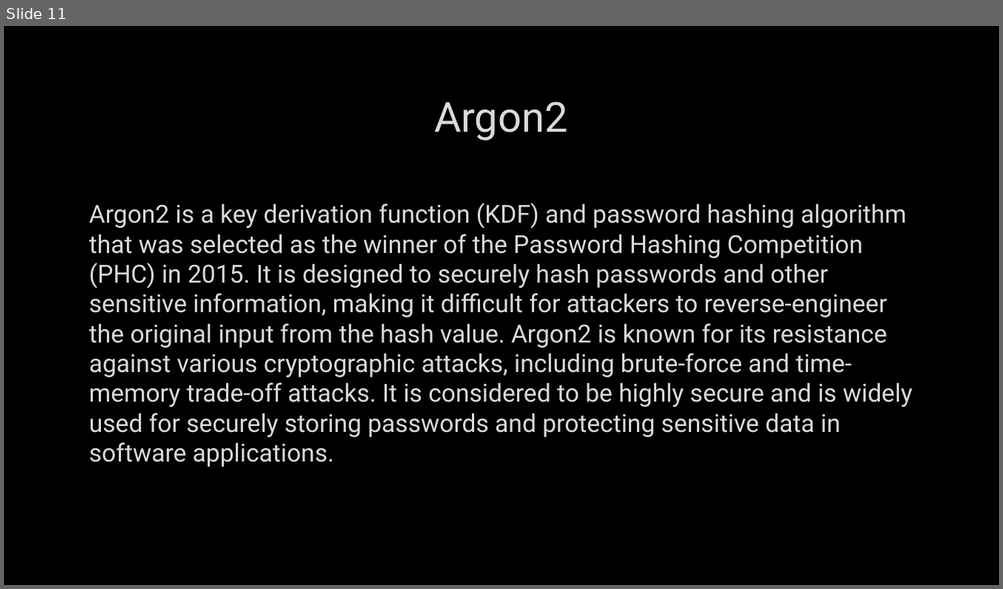
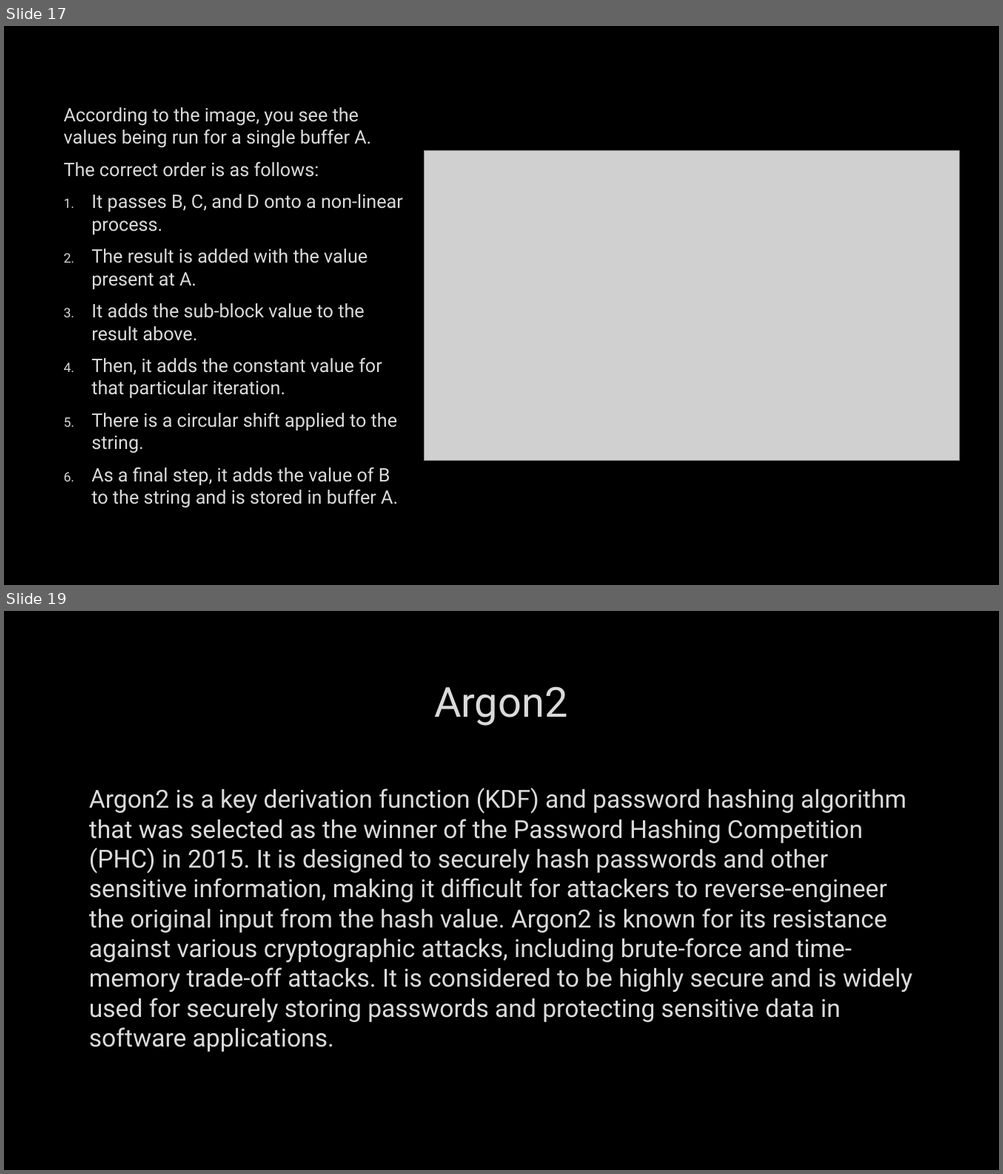
Before and after one commit to MohamedEmary/graduation-project, a slide deck: tasks/week-01/hashing.pptx. Shown one above the other, each under a label of ours: slide 11 before the commit, slides 17 and 19 after it; the slides between them are not shown. The pictures are 1003x589 and 1003x1174 pixels, drawn with LibreOffice and Linux fonts; fonts in the diff are those of the drawing; grey boxes stand for pictures; background and template pictures are left out. Boxes give left, top, right and bottom in pixels: in the first picture for what was removed or moved away, otherwise in the second. Text is boxed around its words. In the diff, an @@ line names an element or a change of style, - is before the commit and + after.

```diff
--- a/tasks/week-01/hashing.pptx
+++ b/tasks/week-01/hashing.pptx
@@ slide 17 added at [4,26,999,585], background picture (left out) @@
@@ text added at [64,107,403,508], 18 pt, text #DADADA @@
+According to the image, you see the values being run for a single buffer A.
+The correct order is as follows:
+1. It passes B, C, and D onto a non-linear process.
+2. The result is added with the value present at A.
+3. It adds the sub-block value to the result above.
+4. Then, it adds the constant value for that particular iteration.
+5. There is a circular shift applied to the string.
+6. As a final step, it adds the value of B to the string and is stored in buffer A.
@@ picture added at [424,150,959,461] @@
@@ what was slide 11 is now slide 19 @@
```
Also in this commit, not shown: 8 other slides added, 1 slide removed.
